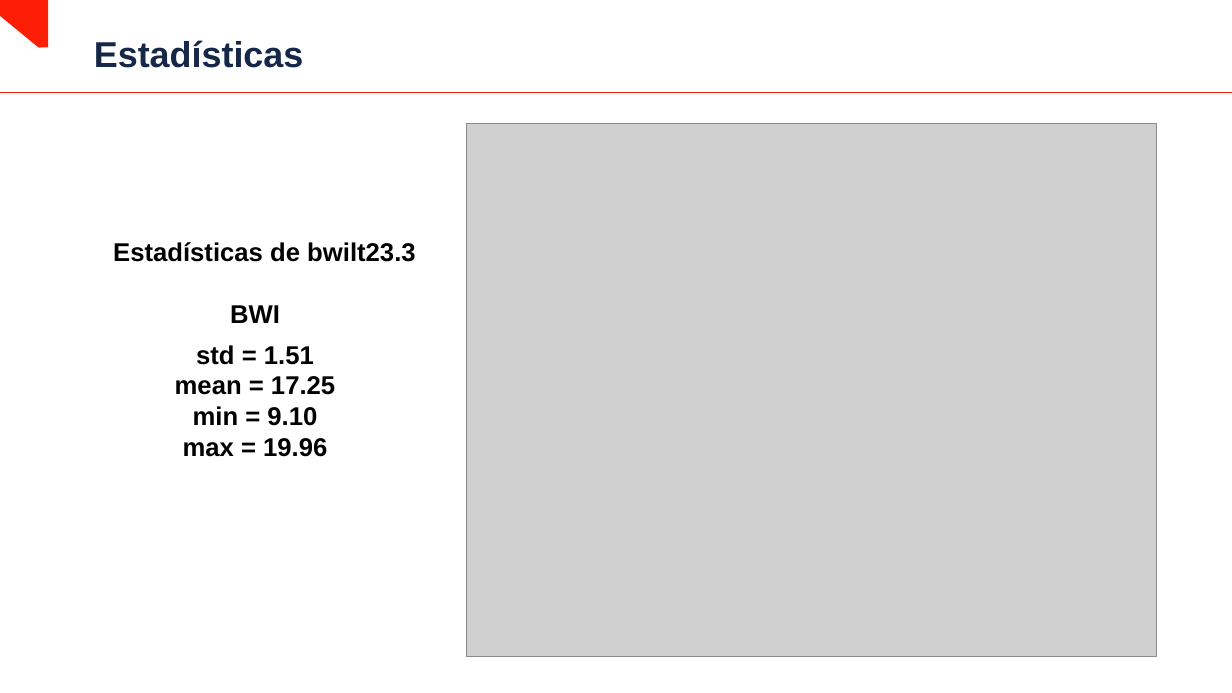
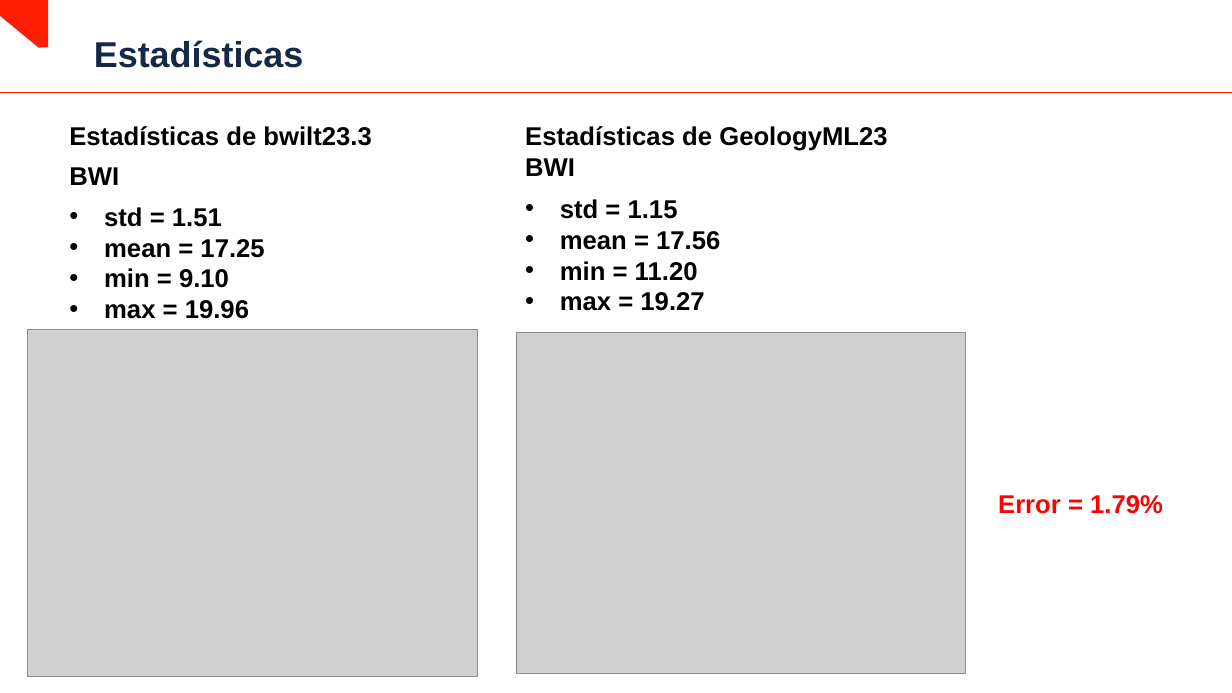
Before and after one commit to MichaelCueto/GeologyML23, a slide deck: slide 3 of 01_Analisis/Estadisticas y Resultados.pptx (slide 2 before the commit). Drawn at 1232x693 pixels with LibreOffice and Linux fonts; fonts in the diff are those of the drawing; grey boxes stand for pictures; background and template pictures are left out. Boxes give left, top, right and bottom in pixels: in the first picture for what was removed or moved away, otherwise in the second. Text is boxed around its words. In the diff, an @@ line names an element or a change of style, - is before the commit and + after.

```diff
--- a/01_Analisis/Estadisticas y Resultados.pptx
+++ b/01_Analisis/Estadisticas y Resultados.pptx
@@ text "Estadísticas de bwilt23.3" moved from (x1=113, y1=242, x2=415, y2=262) to (x1=69, y1=126, x2=371, y2=146) @@
@@ text "Estadísticas de bwilt23.3" at (x1=69, y1=126, x2=371, y2=146): alignment centre to left @@
@@ text added at (x1=525, y1=126, x2=887, y2=151), 20 pt, text #000000, bold @@
+Estadísticas de GeologyML23
@@ text "BWI" at (x1=69, y1=167, x2=119, y2=185): alignment centre to left @@
@@ text "BWI" moved from (x1=230, y1=305, x2=280, y2=323) to (x1=69, y1=167, x2=119, y2=185) @@
@@ text added at (x1=525, y1=158, x2=575, y2=176), 20 pt, text #000000, bold @@
+BWI
@@ text "std = 1.51" moved from (x1=175, y1=345, x2=335, y2=457) to (x1=104, y1=207, x2=264, y2=319) @@
@@ text "std = 1.51" at (x1=104, y1=207, x2=264, y2=319): alignment centre to left; bullet none to • @@
@@ text added at (x1=560, y1=199, x2=720, y2=311), 20 pt, text #000000, bold @@
+• std = 1.15
+• mean = 17.56
+• min = 11.20
+• max = 19.27
@@ picture resized from (x1=467, y1=123, x2=1157, y2=656) to (x1=28, y1=330, x2=477, y2=677) @@
@@ picture added at (x1=517, y1=333, x2=966, y2=673) @@
@@ text added at (x1=998, y1=495, x2=1163, y2=514), 20 pt, text #FF0000, bold @@
+Error = 1.79%
```
Also in this commit, not shown: 1 other slide changed, 4 slides added, 5 slides removed, 11 other files.
